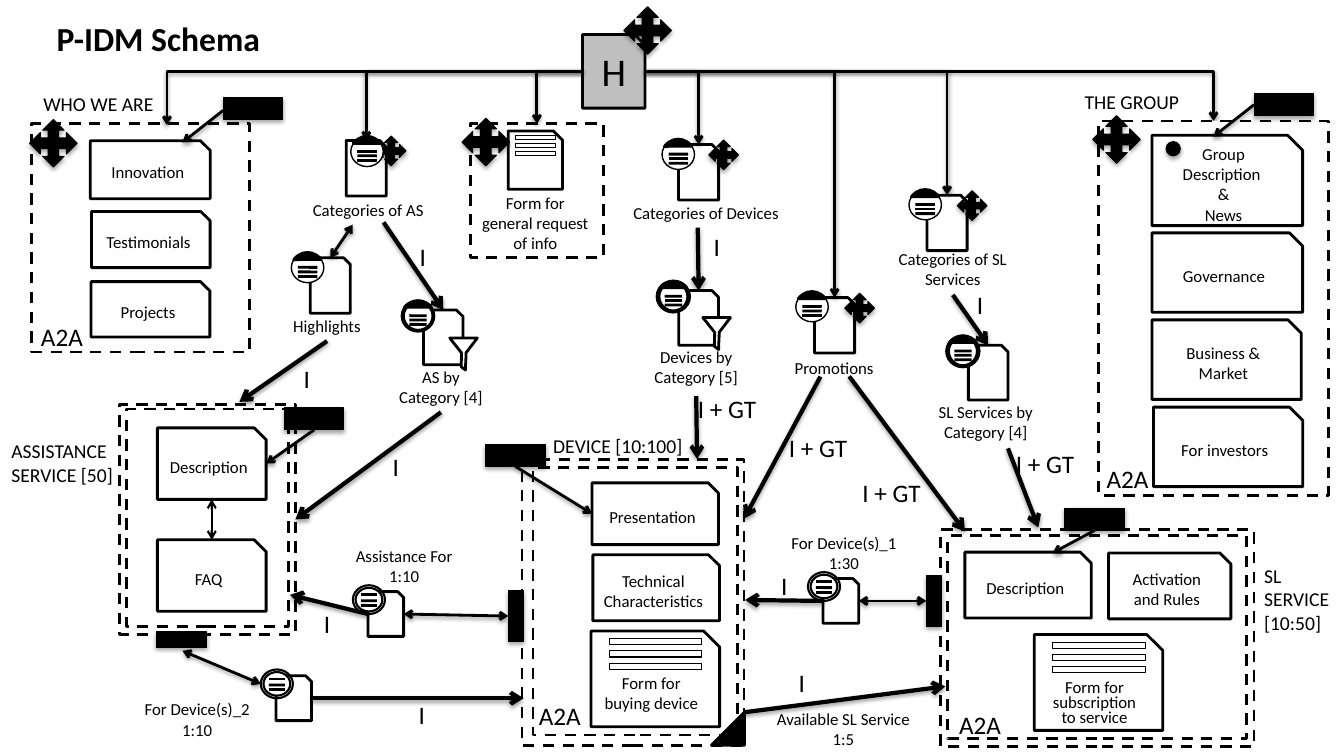
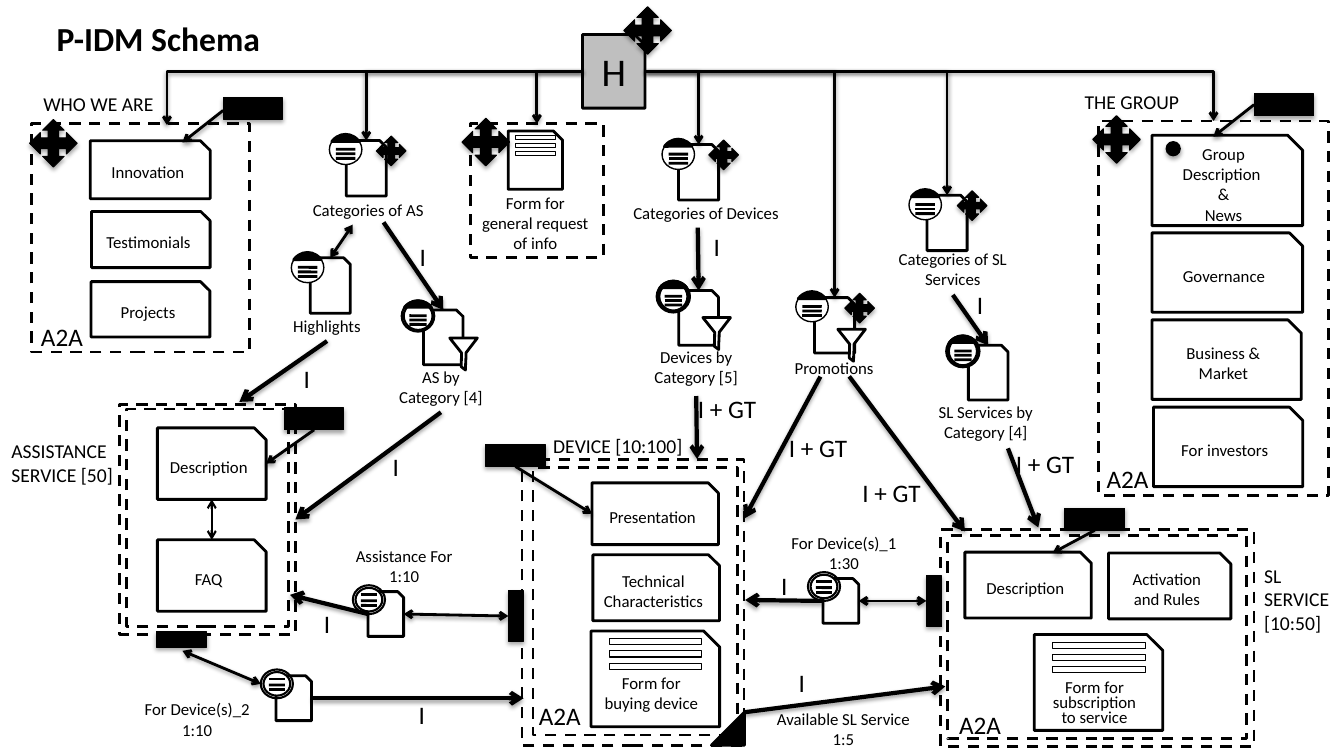
Before and after one commit to AntoMarcus14/HypermediaProject, a slide deck: slide 3 of 1st delivery/C-IDM.pptx. Drawn at 1344x756 pixels with LibreOffice and Linux fonts; fonts in the diff are those of the drawing. Boxes give left, top, right and bottom in pixels: in the first picture for what was removed or moved away, otherwise in the second. Text is boxed around its words. In the diff, an @@ line names an element or a change of style, - is before the commit and + after.

Commit message:
final idm

```diff
--- a/1st delivery/C-IDM.pptx
+++ b/1st delivery/C-IDM.pptx
@@ 3 lines, 1 ellipse, 1 chord (boxed as its full ellipse): place and size @@
-3 lines, 1 ellipse, 1 chord (boxed as its full ellipse) at [349, 136, 384, 175]
+3 lines, 1 ellipse, 1 chord (boxed as its full ellipse) at [328, 134, 363, 173]
@@ freeform shape added at [838, 330, 865, 362], fill #FFFFFF, outline #000000 2 pt @@
```
